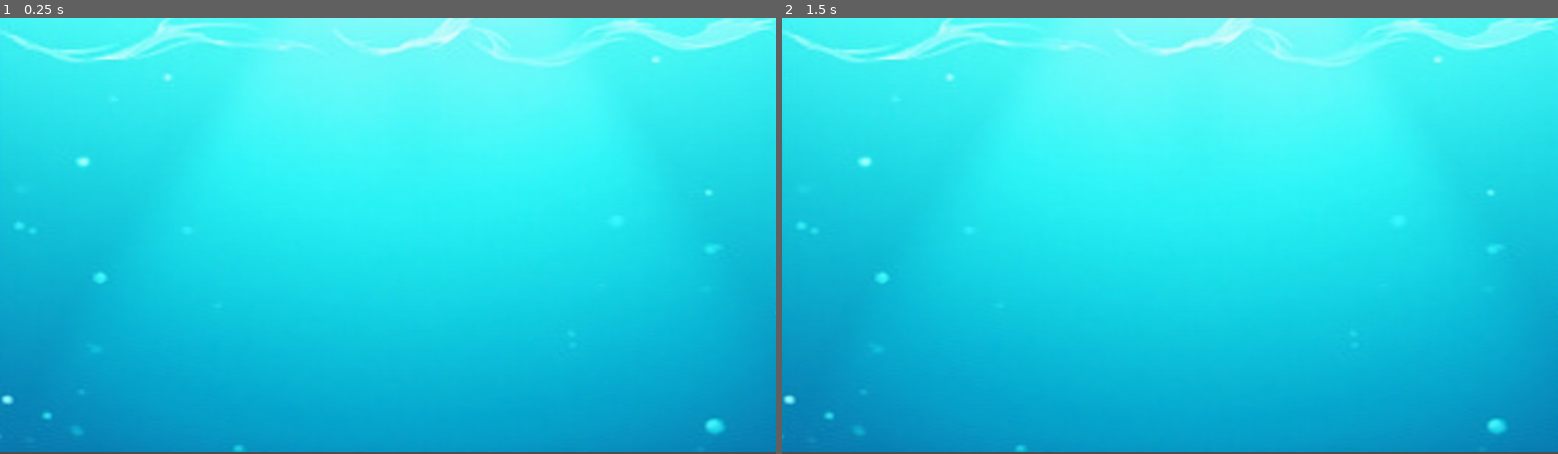
Above: before the commit, frames 1-2 (left to right).
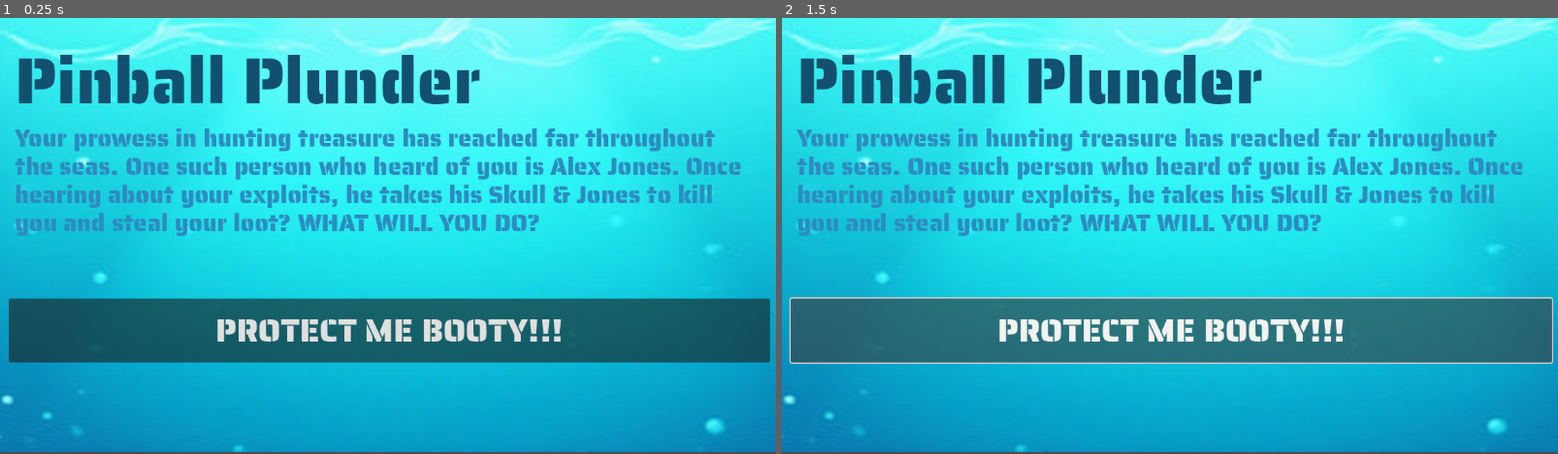
Above: after the commit, the same moments.

Repository: amodhakal/pinball-plunder
Game: Godot game, scene res://scenes/Title.tscn
Same seed, same stepped clock (60 frames per second), same inputs: the game is played once before the commit and once after it.
Inputs (mouse positions are in pixels of both pictures, inside the frame that each line leads up to):
- Up to frame 1 (0.25 s): no input
- Up to frame 2 (1.5 s): click (1170, 331) at 0.5 s, where only the run after the commit has a clickable "PROTECT ME BOOTY!!!"; click (1170, 331) at 1.25 s, where only the run after the commit has a clickable "PROTECT ME BOOTY!!!"

The runs differ from the first frame. In frame 1, 25% of the frame differs, in the area x 1-100%, y 8-80%; in frame 2, 26%, in the area x 0-100%, y 8-80%.

Commit message:
Added title screen

Diff:
--- a/scenes/Title.tscn
+++ b/scenes/Title.tscn
@@ -1,6 +1,18 @@
-[gd_scene load_steps=2 format=3 uid="uid://t8kyem7v2sta"]
+[gd_scene load_steps=5 format=3 uid="uid://t8kyem7v2sta"]
 
 [ext_resource type="Texture2D" uid="uid://dcqt8bqykipxn" path="res://assets/background.png" id="1_xe2v2"]
+[ext_resource type="FontFile" uid="uid://ccxcgubjyyj7l" path="res://fonts/SairaStencilOne-Regular.ttf" id="2_axx4e"]
+
+[sub_resource type="LabelSettings" id="LabelSettings_qwb5s"]
+font = ExtResource("2_axx4e")
+font_size = 96
+font_color = Color(0.0745098, 0.313726, 0.439216, 1)
+
+[sub_resource type="LabelSettings" id="LabelSettings_bybcu"]
+line_spacing = -15.0
+font = ExtResource("2_axx4e")
+font_size = 36
+font_color = Color(0.176154, 0.550194, 0.750748, 1)
 
 [node name="Title" type="Node2D"]
 clip_children = 1
@@ -9,3 +21,36 @@
 position = Vector2(577, 317.5)
 scale = Vector2(1.08519, 0.909722)
 texture = ExtResource("1_xe2v2")
+
+[node name="Title" type="Label" parent="."]
+offset_left = 6.0
+offset_top = 18.0
+offset_right = 730.0
+offset_bottom = 170.0
+text = "Pinball Plunder"
+label_settings = SubResource("LabelSettings_qwb5s")
+horizontal_alignment = 1
+
+[node name="Subtitle" type="Label" parent="."]
+offset_left = 22.0
+offset_top = 150.0
+offset_right = 1127.0
+offset_bottom = 333.0
+text = "Your prowess in hunting treasure has reached far throughout the seas. One such person who heard of you is Alex Jones. Once hearing about your exploits, he takes his Skull & Jones to kill you and steal your loot? WHAT WILL YOU DO?"
+label_settings = SubResource("LabelSettings_bybcu")
+autowrap_mode = 2
+
+[node name="Play" type="Button" parent="."]
+anchors_preset = 11
+anchor_left = 1.0
+anchor_right = 1.0
+anchor_bottom = 1.0
+offset_left = 13.0
+offset_top = 417.0
+offset_right = 1143.0
+offset_bottom = 512.0
+grow_horizontal = 0
+grow_vertical = 2
+theme_override_fonts/font = ExtResource("2_axx4e")
+theme_override_font_sizes/font_size = 48
+text = "PROTECT ME BOOTY!!!"
Binary file added: fonts/SairaStencilOne-Regular.ttf
Not shown, added: fonts/SairaStencilOne-Regular.ttf.import
